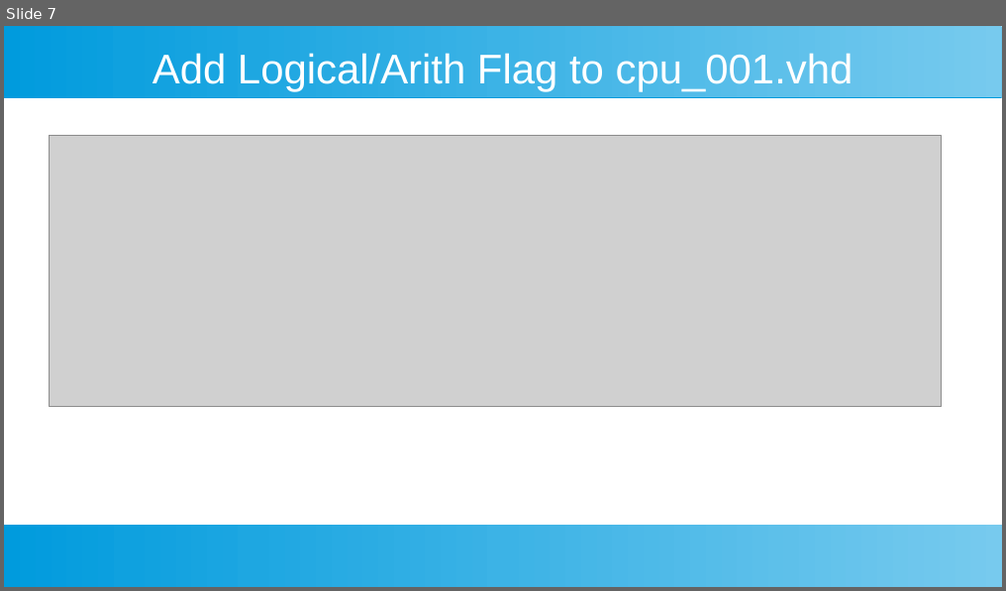
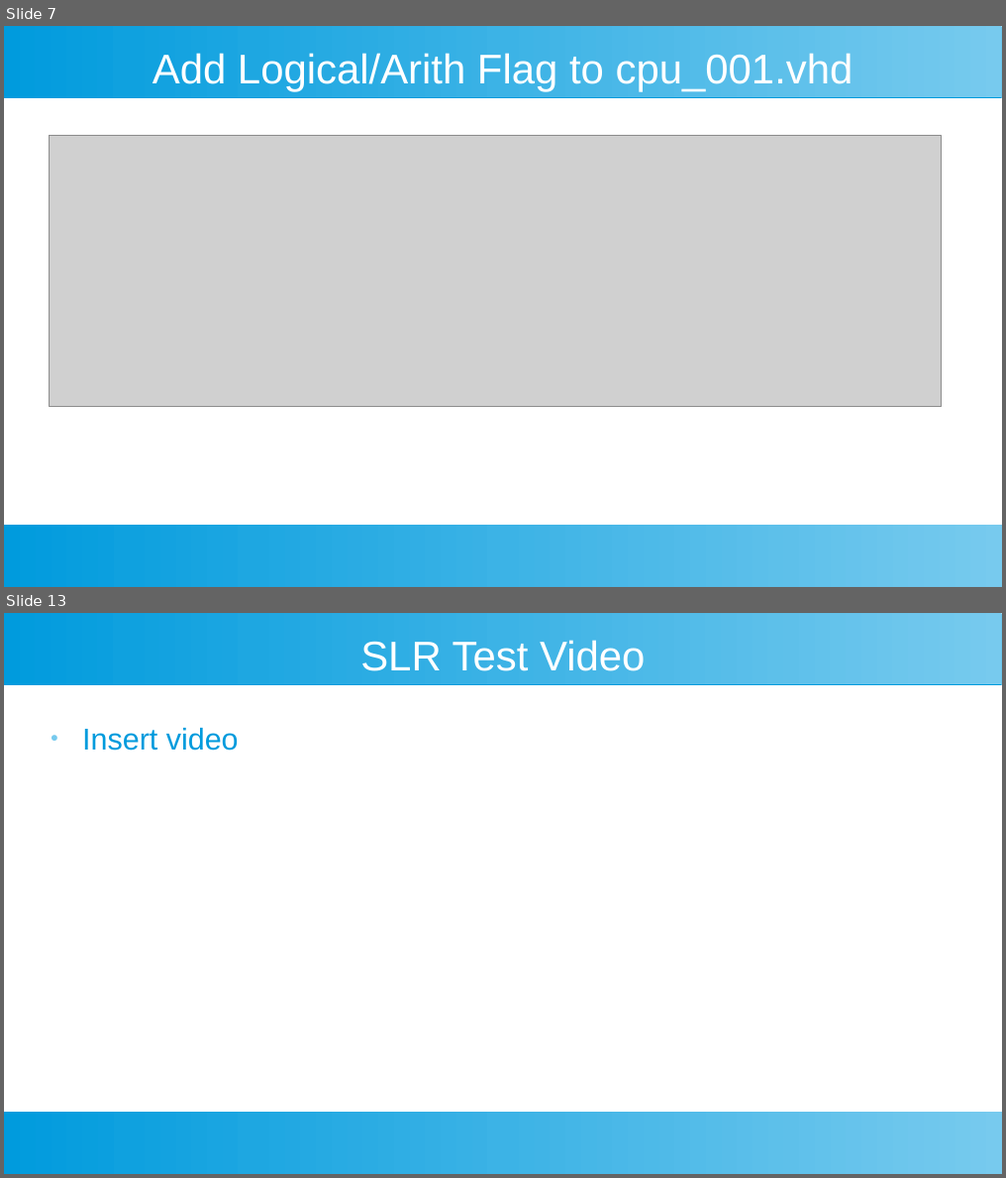
Before and after one commit to douggilliland/Design_A_CPU, a slide deck: Docs/DIY-FPGA-Computer-09_Shifting_Rotating.odp. Shown one above the other, each under a label of ours: slide 7 before the commit, slides 7 and 13 after it; the slides between them are not shown. The pictures are 1006x591 and 1006x1178 pixels, drawn with LibreOffice and Linux fonts; fonts in the diff are those of the drawing; grey boxes stand for pictures. Boxes give left, top, right and bottom in pixels: in the first picture for what was removed or moved away, otherwise in the second. Text is boxed around its words. In the diff, an @@ line names an element or a change of style, - is before the commit and + after.

```diff
--- a/Docs/DIY-FPGA-Computer-09_Shifting_Rotating.odp
+++ b/Docs/DIY-FPGA-Computer-09_Shifting_Rotating.odp
@@ slide 13 added at [4,613,1002,1174], background #FFFFFF; not listed: 2 template elements that a slide beside it also shows @@
@@ title added at [360,640,645,671], 33 pt, text #FFFFFF @@
+SLR Test Video
@@ text added at [82,728,239,751], 24 pt, text #009BDD @@
+● Insert video
```
Also in this commit, not shown: 5 slides changed, 13 other slides added, 25 other files.
